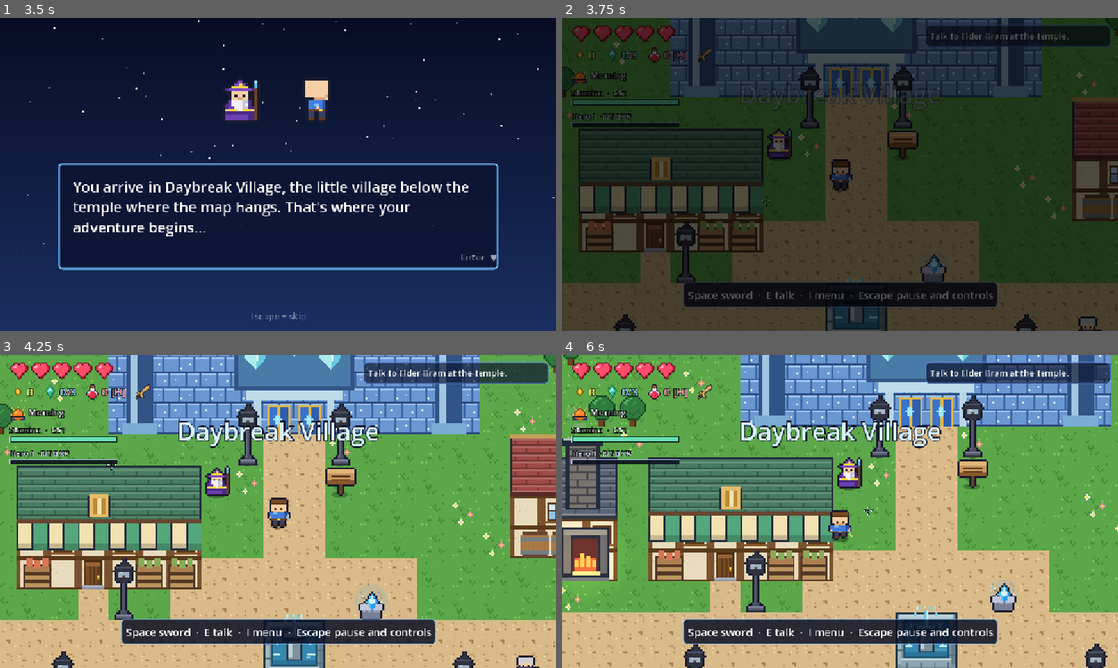
Above: before the commit, frames 1-4 (two rows, left to right).
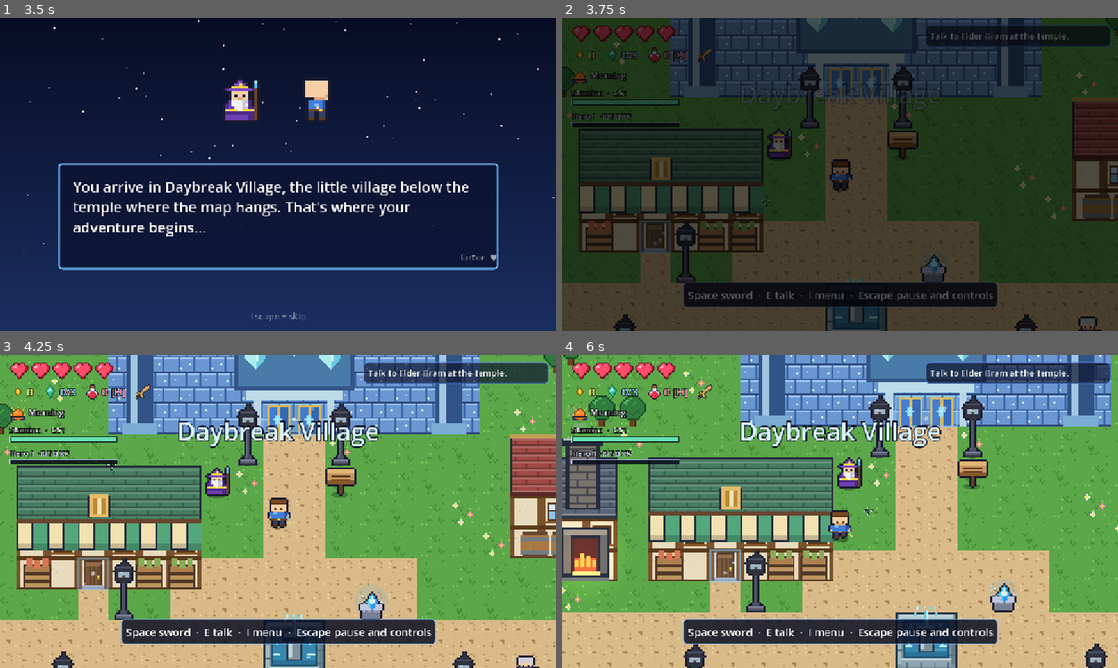
Above: after the commit, the same moments.

Repository: sjorswakka-sketch/bluemap
Game: Godot game, scene res://scenes/title.tscn
Same seed, same stepped clock (60 frames per second), same inputs: the game is played once before the commit and once after it.
Inputs (mouse positions are in pixels of both pictures, inside the frame that each line leads up to):
- Up to frame 1 (3.5 s): click "New Game" at 0.5 s; tap Enter (ui_accept) at 1.25, 1.52 s; move the mouse to (400, 158) at 1.27 s; hold D (move_right) 1.28-2 s; hold Space (attack) 1.28-2 s; click (400, 158) at 1.42 s; tap F (bow) at 1.55 s; drag from (166, 190) to (250, 237) at 2.02 s; move the mouse to (333, 105) at 2.77 s; hold D (move_right) from 2.78 s (still down); hold C (crafting) from 2.78 s (still down); click (333, 105) at 2.92 s; tap E (interact) at 3.05 s
- Up to frame 2 (3.75 s): release D (move_right) at 3.5 s; release C (crafting) at 3.5 s; drag from (812, 237) to (673, 127) at 3.52 s
- Up to frame 3 (4.25 s): no input
- Up to frame 4 (6 s): move the mouse to (1006, 558) at 4.27 s; hold A (move_left) 4.28-5 s; hold H (potion) 4.28-5 s; click (1006, 558) at 4.42 s; tap Enter (ui_accept) at 4.52 s; tap L at 4.55 s; tap F11 (fullscreen) at 4.9 s; drag from (673, 464) to (756, 433) at 5.02 s; move the mouse to (867, 511) at 5.77 s; hold S (move_down) from 5.78 s (still down); hold Space (attack) from 5.78 s (still down); click (867, 511) at 5.92 s

Frame 1 is identical in both runs. In frame 2, 0.1% of the frame differs, in the area x 13-59%, y 18-76%; in frame 3, 0.2%; in frame 4, 0.7%, in the area x 26-72%, y 12-73%.

Commit message:
Doorgangen zichtbaar: gloed op portalen en wegwijzers bij elke buitendoorgang
- portal.gd tekent een zachte pulserende gloed met drie zwevende vonkjes op elk doorgangsvlak
- De portal-node staat op zijn eigen plek (y-sortering van de gloed klopt)
- Vijf nieuwe wegwijzers: Fluisterbos west, Zilvermeer noord, Dauwbos west, IJsdal zuid, Dorstvallei zuid
- Nieuwe test tests/doorgangen_test.gd bewaakt dat elke doorgang tussen buitengebieden een
  wegwijzer heeft die het doelgebied noemt; suite 32/32 groen

Diff:
--- a/scripts/entities/portal.gd
+++ b/scripts/entities/portal.gd
@@ -1,7 +1,11 @@
 extends Node2D
 ## Een doorgang naar een andere kaart. Je loopt er gewoon in. Optioneel op slot met voorwaarden.
+## Het vlak zelf is onzichtbaar, dus tekent _draw() een zachte gloed met zwevende vonkjes:
+## zo zie je in elk gebied meteen waar je naar een andere plek kunt.
 
 const Util := preload("res://scripts/core/util.gd")
+
+const GLOW := Color(0.55, 0.8, 1.0) # dezelfde blauwtint als de altaren voor snel reizen
 
 var target_map := ""
 var target_spawn := "start"
@@ -15,6 +19,7 @@
 
 
 func _process(delta: float) -> void:
+	queue_redraw() # de gloed pulseert en de vonkjes drijven
 	message_cooldown = maxf(message_cooldown - delta, 0.0)
 	if player == null:
 		player = Util.player(self)
@@ -34,3 +39,22 @@
 		Sound.play("error", -3.0)
 		if locked_text != "":
 			GameState.toast.emit(tr(locked_text))
+
+
+func _draw() -> void:
+	# De node staat op de hoek van het vlak (zie world.gd), dus hier tekenen we plaatselijk.
+	if rect.size == Vector2.ZERO:
+		return
+	var t := fmod(Time.get_ticks_msec() / 1000.0, 1000.0)
+	var pulse := 0.5 + 0.5 * sin(t * 2.2)
+	# Een zachte waas over het vlak en een glinsterende rand.
+	draw_rect(Rect2(Vector2.ZERO, rect.size), Color(GLOW, 0.07 + 0.06 * pulse))
+	draw_rect(Rect2(Vector2.ZERO, rect.size), Color(GLOW, 0.3 + 0.25 * pulse), false, 2.0)
+	# Drie vonkjes die langzaam omhoog drijven en onderweg oplichten en doven.
+	var span := maxf(rect.size.y, 16.0)
+	for i in 3:
+		var cycle := fmod(t * 14.0 + i * span / 3.0, span)
+		var fx := rect.size.x * (0.2 + 0.3 * i)
+		var fy := rect.size.y - cycle
+		var fade := sin(PI * cycle / span)
+		draw_circle(Vector2(fx, fy), 2.0, Color(1.0, 1.0, 1.0, 0.55 * fade))
--- a/scripts/maps/dauwbos.gd
+++ b/scripts/maps/dauwbos.gd
@@ -57,6 +57,7 @@
 		{"type": "savepoint", "pos": [8, 18]},
 		{"type": "sign", "pos": [6, 22], "lines": ["Dauwbos", "Hier hangt de dauw zwaar. De bomen fluisteren zachter."]},
 		{"type": "sign", "pos": [27, 4], "lines": ["Noordelijk pad: IJsdal", "Hoge toppen, diepe sneeuw. Warm aan de lantaarns blijven."]},
+		{"type": "sign", "pos": [4, 19], "lines": ["Westelijk pad: Fluisterbos", "Waar de mist dunner wordt, beginnen de vertrouwde bomen."]},
 		{"type": "npc", "pos": [15, 12], "id": "mira"},
 		{"type": "npc", "pos": [28, 18], "id": "tomas"},
 		{"type": "npc", "pos": [22, 28], "id": "noor"},
--- a/scripts/maps/dorstvallei.gd
+++ b/scripts/maps/dorstvallei.gd
@@ -52,6 +52,7 @@
 		{"type": "savepoint", "pos": [31, 14], "spawn": "altar"},
 		{"type": "sign", "pos": [27, 14], "lines": ["Dorstvallei", "De zon brandt, het zand waait. De oase geeft leven."]},
 		{"type": "sign", "pos": [40, 21], "lines": ["Jachtgronden", "Woestijnvossen en zandhazen. Kom je te dichtbij, dan rennen ze weg."]},
+		{"type": "sign", "pos": [27, 30], "lines": ["Zuidelijk pad: Dauwbos", "Voorbij de rotsen wacht groen en koelte."]},
 		{"type": "npc", "pos": [28, 15], "id": "jelle"},
 		{"type": "npc", "pos": [11, 12], "id": "sana"},
 		{"type": "npc", "pos": [32, 18], "id": "nour"},
--- a/scripts/maps/forest.gd
+++ b/scripts/maps/forest.gd
@@ -114,5 +114,6 @@
 		# Portaal naar Dauwbos – vrije grass-tegels (gecontroleerd op niet-solid)
 		{"type": "portal", "pos": [3, 10], "to": "dauwbos", "spawn": "from_forest", "size": [1, 2]},
 		{"type": "sign", "pos": [5, 12], "lines": ["Noordelijk pad: Dauwbos", "Mistig en stil. Mira bewaakt de dauw."]},
+		{"type": "sign", "pos": [3, 16], "lines": ["Westelijk pad: Dageraadsdorp", "Terug naar het dorp, waar de geur van vers brood je tegemoet komt."]},
 	],
 }
--- a/scripts/maps/ijsdal.gd
+++ b/scripts/maps/ijsdal.gd
@@ -53,6 +53,7 @@
 		{"type": "savepoint", "pos": [25, 12], "spawn": "altar"},
 		{"type": "sign", "pos": [22, 13], "lines": ["IJsdal", "Wit en stil. De sneeuw knarst onder je laarzen."]},
 		{"type": "sign", "pos": [37, 25], "lines": ["Mijn van IJsdal", "Ijskristal diep in de rotsen. Nodig: een koperen pikhouweel."]},
+		{"type": "sign", "pos": [26, 32], "lines": ["Zuidelijk pad: Dauwbos", "De sneeuw wordt mist en de wind wordt zacht."]},
 		{"type": "npc", "pos": [13, 13], "id": "fenna"},
 		{"type": "npc", "pos": [37, 13], "id": "roos"},
 		{"type": "npc", "pos": [26, 18], "id": "olav"},
--- a/scripts/maps/lake.gd
+++ b/scripts/maps/lake.gd
@@ -55,6 +55,7 @@
 		{"type": "sign", "pos": [10, 7], "lines": ["Visser Joris", "Bellen kan niet, er is geen bel. Kloppen mag."]},
 		{"type": "sign", "pos": [34, 7], "lines": ["Bibliotheek van Lena", "Stil zijn graag. De boeken slapen."]},
 		{"type": "sign", "pos": [20, 24], "lines": ["Eilandje", "Rustig, groen en een beetje nat."]},
+		{"type": "sign", "pos": [23, 2], "lines": ["Noordelijk pad: Dageraadsdorp", "Over de heuvels ligt het dorp in de morgenzon."]},
 		{"type": "meer_visplek", "pos": [20, 16]},
 		{"type": "meer_visplek", "pos": [23, 18]},
 		{"type": "meer_visplek", "pos": [8, 18]},
--- a/scripts/world.gd
+++ b/scripts/world.gd
@@ -370,6 +370,7 @@
 				var portal: Node2D = PortalScript.new()
 				var size: Array = obj.get("size", [1, 1])
 				portal.rect = Rect2(Vector2(float(obj["pos"][0]), float(obj["pos"][1])) * TILE, Vector2(float(size[0]), float(size[1])) * TILE)
+				portal.position = portal.rect.position # de node zelf staat op de plek, voor y-sortering van de gloed
 				portal.target_map = obj["to"]
 				portal.target_spawn = obj.get("spawn", "start")
 				portal.conditions = obj.get("requires", [])
--- /dev/null
+++ b/tests/doorgangen_test.gd
@@ -0,0 +1,96 @@
+extends SceneTree
+## Test van de doorgangen-polis: elke doorgang tussen twee buitengebieden heeft een wegwijzer in de
+## buurt die het doelgebied noemt, en elke doorgang heeft een zichtbare gloed (portal.gd).
+##
+##   sh tools/run_tests.sh /pad/naar/godot      (alle tests), of alleen deze:
+##   XDG_DATA_HOME=.testdata godot --headless --fixed-fps 60 --path . -s tests/doorgangen_test.gd
+##
+## Zonder XDG_DATA_HOME schrijft de test in de echte opslagmap van het spel (en overschrijft hij je opgeslagen spel).
+
+const Maps := preload("res://scripts/maps/registry.gd")
+
+## Doorgangen tussen gebouwen hebben al een deur of poort in het plaatje; alleen doorgangen tussen
+## twee BUITENgebieden vragen een wegwijzer.
+const MAX_SIGN_DISTANCE := 4 # tegels (Chebyshev)
+
+var failures := 0
+var gs: Node
+var world: Node2D
+
+
+func check(cond: bool, label: String) -> void:
+	if cond:
+		print("  ok   ", label)
+	else:
+		print("  FAIL ", label)
+		failures += 1
+
+
+func frames(n: int) -> void:
+	for i in n:
+		await process_frame
+
+
+func _initialize() -> void:
+	_run.call_deferred()
+
+
+func _run() -> void:
+	gs = root.get_node("GameState")
+	world = load("res://scenes/main.tscn").instantiate()
+	root.add_child(world)
+	await frames(3)
+
+	test_signs()
+	await test_glow()
+
+	world.queue_free()
+	await frames(2)
+	print("DOORGANGEN OK" if failures == 0 else "DOORGANGEN FAILED: %d" % failures)
+	quit(1 if failures else 0)
+
+
+# --- Deel 1: wegwijzers bij elke doorgang tussen buitengebieden ---------------------------------------------
+
+func test_signs() -> void:
+	print("Wegwijzers bij doorgangen")
+	for map_id: String in Maps.MAPS:
+		var def: Dictionary = Maps.get_map(map_id)
+		if not def.get("outdoor", false):
+			continue
+		for obj: Dictionary in def["objects"]:
+			if obj["type"] != "portal" or not Maps.MAPS.has(obj["to"]):
+				continue
+			var target: Dictionary = Maps.get_map(obj["to"])
+			if not target.get("outdoor", false):
+				continue # een gebouw heeft al een deur in het plaatje
+			var px := int(obj["pos"][0])
+			var py := int(obj["pos"][1])
+			var found := ""
+			for other: Dictionary in def["objects"]:
+				if other["type"] != "sign":
+					continue
+				var distance := maxi(absi(int(other["pos"][0]) - px), absi(int(other["pos"][1]) - py))
+				if distance <= MAX_SIGN_DISTANCE and String(other["lines"][0]).contains(target["name"]):
+					found = String(other["lines"][0])
+			check(found != "", "%s -> %s heeft een wegwijzer (%s)" % [def["name"], target["name"], found])
+
+
+# --- Deel 2: de gloed op de doorgangen -----------------------------------------------------------------------
+
+func test_glow() -> void:
+	print("De gloed op de doorgangen")
+	gs.new_game()
+	gs.in_game = true
+	world.load_map("forest", "start")
+	await frames(5)
+	# De doorgangen herken je aan hun script (rechtstreeks preloaden van entity-scripts mag niet in tests).
+	var portals: Array = []
+	for child: Node in world.entities.get_children():
+		if str(child.get_script().resource_path).ends_with("portal.gd"):
+			portals.append(child)
+	check(portals.size() >= 4, "het Fluisterbos heeft vier doorgangen (%d)" % portals.size())
+	var positions_ok := true
+	for portal: Node in portals:
+		positions_ok = positions_ok and portal.position == portal.rect.position and portal.rect.size.x > 0
+	check(positions_ok, "elke doorgang staat op zijn eigen plek (voor de y-sortering van de gloed)")
Not shown, added: tests/doorgangen_test.gd.uid
Not shown, changed: translations/en.po
Not shown, changed: ROADMAP.md
